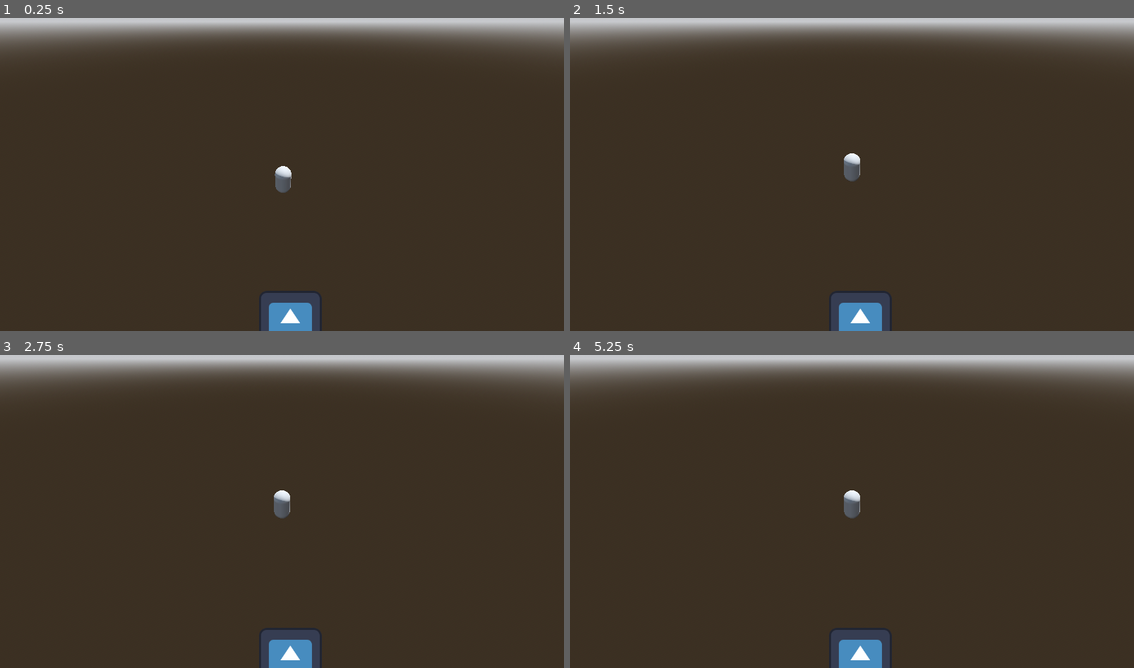
Above: before the commit, frames 1-4 (two rows, left to right).
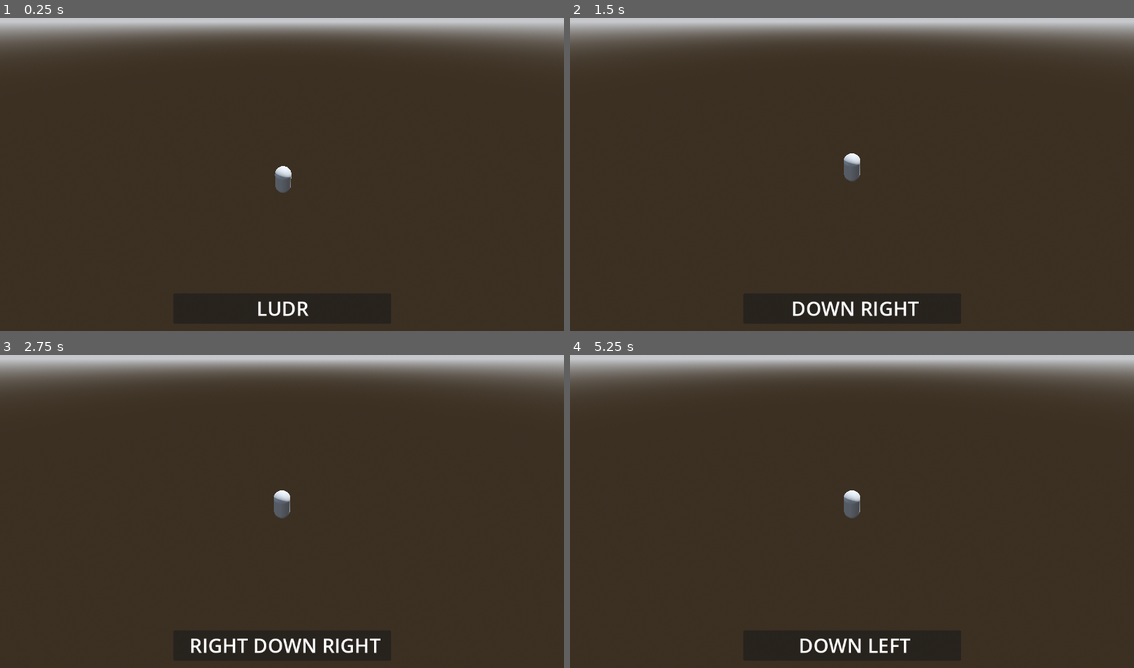
Above: after the commit, the same moments.

Repository: RadekWalaszczyk/ProjektJez
Game: Godot game, scene res://Scenes/TestScene.tscn
Two runs of this game, one before a commit and one after it. Both use one fixed random seed, a clock stepped at 60 frames per second and the inputs below. The engine's default icon, where the game draws it, is replaced by a stand-in: a white triangle on a blue panel in a dark square. Sound files missing from this copy of the repository are replaced by a short silence.
Inputs:
- Up to frame 1 (0.25 s): no input
- Up to frame 2 (1.5 s): hold Right (SpellRight) 0.53-1.28 s; tap Enter at 1.25 s; hold Down (SpellDown) from 1.28 s (still down)
- Up to frame 3 (2.75 s): tap Space at 2 s; release Down (SpellDown) at 2.03 s; hold Right (SpellRight) from 2.03 s (still down)
- Up to frame 4 (5.25 s): tap Enter at 2.75, 4.25 s; release Right (SpellRight) at 2.78 s; hold Up (SpellUp) 2.78-3.53 s; tap Space at 3.5, 5 s; hold Left (SpellLeft) 3.53-5.03 s; hold Down (SpellDown) from 5.03 s (still down)

The runs differ from the first frame. In frame 1, 1.4% of the frame differs, in the area x 45-58%, y 87-100%; in frame 2, 1.6%; in frame 3, 1.8%, in the area x 33-68%, y 87-100%; in frame 4, 1.5%.

Commit message:
wskaźnik kliknięć

Diff:
--- a/ProjektJeż/Prefabs/Player.tscn
+++ b/ProjektJeż/Prefabs/Player.tscn
@@ -1,16 +1,19 @@
-[gd_scene load_steps=10 format=3 uid="uid://cjt64ue20a5f1"]
+[gd_scene load_steps=11 format=3 uid="uid://cjt64ue20a5f1"]
 
 [ext_resource type="Script" path="res://Scripts/PlayerController.gd" id="1_dyoh4"]
 [ext_resource type="Script" path="res://Scripts/CameraController.gd" id="2_rb82a"]
 [ext_resource type="Script" path="res://Scripts/SpellController.gd" id="3_ynroj"]
 [ext_resource type="Script" path="res://Scripts/BeatManager.gd" id="4_58vux"]
-[ext_resource type="Texture2D" uid="uid://gh88pfdp6dlv" path="res://icon.svg" id="4_xoeax"]
 [ext_resource type="AudioStream" uid="uid://bc7ugctiq70x4" path="res://Music/1-Trillion-BPM-_beats-per-minute_-Experiment.mp3" id="5_jstij"]
+[ext_resource type="Script" path="res://Scripts/Player_UI.gd" id="6_6dhu8"]
 [ext_resource type="Script" path="res://Scripts/EnemySpawnerTemp.gd" id="10_sw5ne"]
 
 [sub_resource type="CapsuleShape3D" id="CapsuleShape3D_sp17g"]
 
 [sub_resource type="CapsuleMesh" id="CapsuleMesh_md0lt"]
+
+[sub_resource type="LabelSettings" id="LabelSettings_vcd65"]
+font_size = 40
 
 [node name="Player" type="Node3D"]
 transform = Transform3D(1, 0, 0, 0, 1, 0, 0, 0, 1, 0, 0.66996, 0)
@@ -35,17 +38,11 @@
 ZOffset = 10.0
 FollowTime = 5.0
 
-[node name="SpellController" type="Node" parent="." node_paths=PackedStringArray("Beat")]
+[node name="SpellController" type="Node" parent="." node_paths=PackedStringArray("UI", "Beat")]
 script = ExtResource("3_ynroj")
+UI = NodePath("../UI")
 Beat = NodePath("../BeatManager")
 BeatMargin = 0.25
-
-[node name="DebugBeat" type="TextureRect" parent="SpellController"]
-offset_left = 529.0
-offset_top = 566.0
-offset_right = 657.0
-offset_bottom = 694.0
-texture = ExtResource("4_xoeax")
 
 [node name="BeatManager" type="AudioStreamPlayer2D" parent="."]
 stream = ExtResource("5_jstij")
@@ -54,6 +51,42 @@
 
 [node name="StartTimer" type="Timer" parent="BeatManager"]
 
+[node name="UI" type="Control" parent="."]
+layout_mode = 3
+anchors_preset = 0
+offset_right = 1152.0
+offset_bottom = 648.0
+script = ExtResource("6_6dhu8")
+
+[node name="Panel" type="Panel" parent="UI"]
+layout_mode = 1
+anchors_preset = 7
+anchor_left = 0.5
+anchor_top = 1.0
+anchor_right = 0.5
+anchor_bottom = 1.0
+offset_left = -222.0
+offset_top = -77.0
+offset_right = 223.0
+offset_bottom = -15.0
+grow_horizontal = 2
+grow_vertical = 0
+
+[node name="Label" type="Label" parent="UI/Panel"]
+layout_mode = 1
+anchors_preset = 5
+anchor_left = 0.5
+anchor_right = 0.5
+offset_left = -222.0
+offset_right = 222.0
+offset_bottom = 62.0
+grow_horizontal = 2
+text = "LUDR"
+label_settings = SubResource("LabelSettings_vcd65")
+horizontal_alignment = 1
+vertical_alignment = 1
+uppercase = true
+
 [node name="EnemySpawnerTemp" type="Node3D" parent="."]
 script = ExtResource("10_sw5ne")
 
--- /dev/null
+++ b/ProjektJeż/Scripts/Player_UI.gd
@@ -0,0 +1,12 @@
+extends Control
+class_name PlayerUI
+
+@onready var LastSpells = $Panel/Label
+
+func SetLastSpells(lastSpells : Array[SpellCombo.Spells]):
+	var string : String
+	for spell in lastSpells:
+		if SpellCombo.Spells.keys()[spell] != "None":
+			string += " " + SpellCombo.Spells.keys()[spell]
+	LastSpells.text = string
+	pass
--- a/ProjektJeż/Scripts/SpellCombo.gd
+++ b/ProjektJeż/Scripts/SpellCombo.gd
@@ -7,4 +7,4 @@
 @export_group("Combo effect")
 @export var ComboEffect : PackedScene
 
-enum Spells {UP, RIGHT, DOWN, LEFT}
+enum Spells {None, UP, RIGHT, DOWN, LEFT}
--- a/ProjektJeż/Scripts/SpellController.gd
+++ b/ProjektJeż/Scripts/SpellController.gd
@@ -1,12 +1,8 @@
 extends Node
 
+@export var UI : PlayerUI
 @export var Beat : BeatManager
 @export_range(0.1, 0.5) var BeatMargin : float
-
-# U - górny spell - 0
-# R - prawy spell - 1
-# D - dolny spell - 2
-# L - lewy spell  - 3
 
 var allCombos : Array[SpellCombo]
 
@@ -15,17 +11,12 @@
 
 func _ready():
 	LoadAllCombos()
-	$DebugBeat.self_modulate = Color(0.2, 0.2, 0.2)
 
 func _process(delta):
 	SpellCaster()
 
 func SpellCaster():
 	var beat = Beat.time_to_closest_beat()
-	if beat.y <= BeatMargin:
-		$DebugBeat.self_modulate = Color(1, 1, 1)
-	else:
-		$DebugBeat.self_modulate = Color(0.2, 0.2, 0.2)
 
 	var isInBeat = beat.y <= BeatMargin and currentBeat != beat.x
 
@@ -33,25 +24,29 @@
 		if isInBeat:
 			CastSpell(SpellCombo.Spells.UP, beat.x)
 		else:
-			currCombo.clear()
+			ClearCombo()
 
 	if Input.is_action_just_pressed("SpellRight"):
 		if isInBeat:
 			CastSpell(SpellCombo.Spells.RIGHT, beat.x)
 		else:
-			currCombo.clear()
+			ClearCombo()
 
 	if Input.is_action_just_pressed("SpellDown"):
 		if isInBeat:
 			CastSpell(SpellCombo.Spells.DOWN, beat.x)
 		else:
-			currCombo.clear()
+			ClearCombo()
 
 	if Input.is_action_just_pressed("SpellLeft"):
 		if isInBeat:
 			CastSpell(SpellCombo.Spells.LEFT, beat.x)
 		else:
-			currCombo.clear()
+			ClearCombo()
+
+func ClearCombo():
+	currCombo.clear()
+	UI.SetLastSpells(currCombo)
 
 func CastSpell(currInput : SpellCombo.Spells, beat : int):
 	#var newSpell = BasicSpells[spell].instantiate()
@@ -60,9 +55,11 @@
 
 	currentBeat = beat
 	currCombo.push_front(currInput)
-	currCombo.resize(4)
-
-	currCombo.clear()
+	if currCombo.size() > 4:
+		currCombo.resize(4)
+		ClearCombo()
+		currCombo.push_front(currInput)
+	UI.SetLastSpells(currCombo)
 
 func LoadAllCombos():
 	var path = "res://Database/ComboSequences/"
--- a/ProjektJeż/Shaders/Grass.tres
+++ b/ProjektJeż/Shaders/Grass.tres
@@ -204,7 +204,6 @@
 
 }
 "
-graph_offset = Vector2(-1643.7, -501.498)
 modes/cull = 2
 modes/diffuse = 3
 nodes/vertex/2/node = SubResource("VisualShaderNodeInput_l3rol")
--- a/ProjektJeż/project.godot
+++ b/ProjektJeż/project.godot
@@ -14,10 +14,6 @@
 run/main_scene="res://Scenes/TestScene.tscn"
 config/features=PackedStringArray("4.1", "Forward Plus")
 config/icon="res://icon.svg"
-
-[display]
-
-window/size/always_on_top=true
 
 [input]
 
Not shown, added: ProjektJeż/Scenes/TesC6FE.tmp
Not shown, added: ProjektJeż/Scenes/TesE07C.tmp
Not shown, added: ProjektJeż/Scenes/TesED9B.tmp
